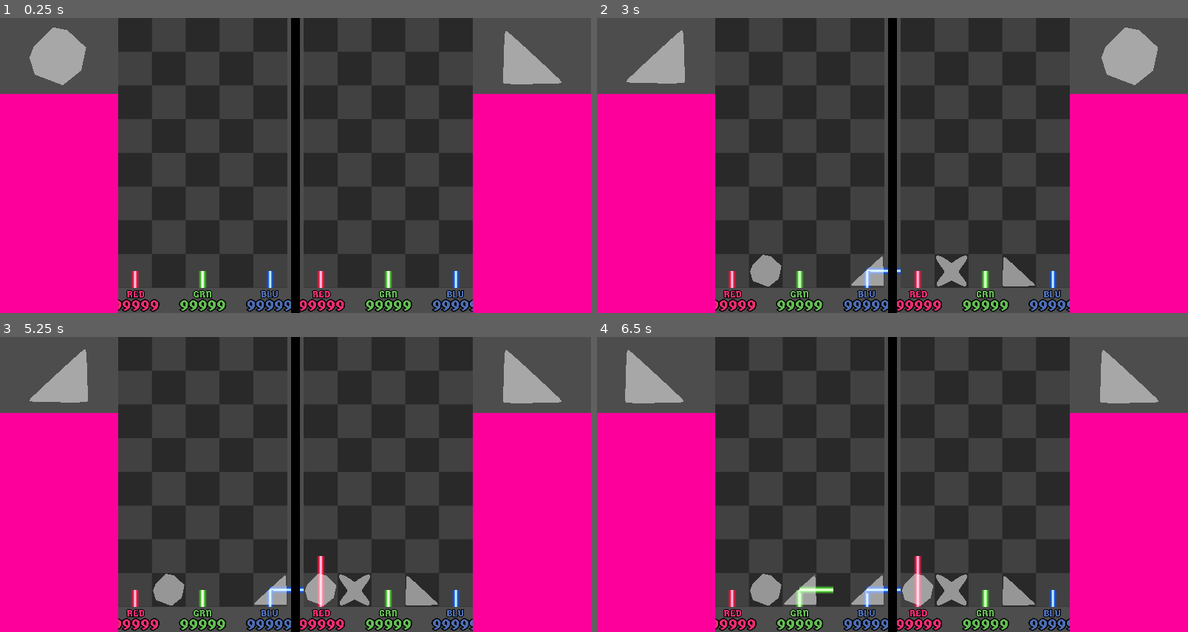
Above: before the commit, frames 1-4 (two rows, left to right).
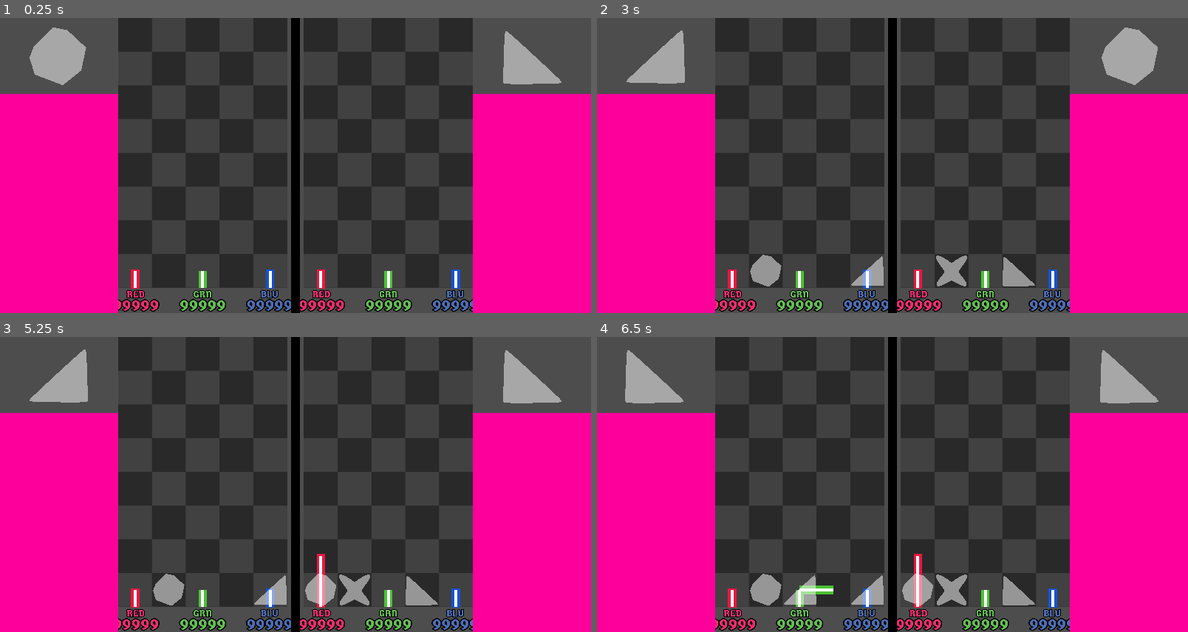
Above: after the commit, the same moments.

Repository: foolmoron/Prismancer
Game: Godot game, scene res://main.tscn
Same seed, same stepped clock (60 frames per second), same inputs: the game is played once before the commit and once after it.
Inputs (mouse positions are in pixels of both pictures, inside the frame that each line leads up to):
- Up to frame 1 (0.25 s): no input
- Up to frame 2 (3 s): tap Enter at 0.5, 2 s; move the mouse to (1022, 150) at 0.52 s; click (1022, 150) at 0.67 s; tap Space at 1.25, 2.75 s; move the mouse to (774, 180) at 1.27 s; click (774, 180) at 1.42 s; move the mouse to (951, 100) at 2.02 s; click (951, 100) at 2.17 s; move the mouse to (862, 224) at 2.77 s; click (862, 224) at 2.92 s
- Up to frame 3 (5.25 s): tap Enter at 3.5 s; move the mouse to (472, 528) at 3.52 s; click (472, 528) at 3.67 s; tap Space at 4.25 s; move the mouse to (118, 440) at 4.27 s; click (118, 440) at 4.42 s; move the mouse to (325, 484) at 5.02 s; click (325, 484) at 5.17 s
- Up to frame 4 (6.5 s): move the mouse to (803, 410) at 5.77 s; click (803, 410) at 5.92 s

The runs differ from the first frame. In frame 1, 0.5% of the frame differs, in the area x 22-78%, y 85-92%; in frame 2, 0.5%; in frame 3, 0.6%; in frame 4, 0.7%, in the area x 22-78%, y 73-92%.

Commit message:
mostly working laser

Diff:
--- a/Grid/cell.gd
+++ b/Grid/cell.gd
@@ -68,7 +68,7 @@
 			LinePool.release(color, line)
 		arr.clear()
 
-	var line_pool: Array[Node3D]
+	var line_pool: Array
 	match color_mask:
 		COLOR.RED:
 			line_pool = LinePool.red
--- a/Grid/grid.gd
+++ b/Grid/grid.gd
@@ -26,14 +26,31 @@
 	for c in cells:
 		c.reset_masks()
 
+	# mark all out directions
 	_process_cells_for_dir(Cell.DIR.UP, Vector2i(0, 0))
 	_process_cells_for_dir(Cell.DIR.UP, Vector2i(2, 0))
 	_process_cells_for_dir(Cell.DIR.UP, Vector2i(4, 0))
 
+	# clean up out directions on edges
+	var no_left := ~(Cell.DIR.LEFT | Cell.DIR.UP_LEFT | Cell.DIR.DOWN_LEFT)
+	for y in range(rows):
+		cells[to_idx(0, y)].out_mask &= no_left
+	var no_right := ~(Cell.DIR.RIGHT | Cell.DIR.UP_RIGHT | Cell.DIR.DOWN_RIGHT)
+	for y in range(rows):
+		cells[to_idx(columns - 1, y)].out_mask &= no_right
+	var no_up := ~(Cell.DIR.UP | Cell.DIR.UP_LEFT | Cell.DIR.UP_RIGHT)
+	for x in range(columns):
+		cells[to_idx(x, rows - 1)].out_mask &= no_up
+	var no_down := ~(Cell.DIR.DOWN | Cell.DIR.DOWN_LEFT | Cell.DIR.DOWN_RIGHT)
+	for x in range(columns):
+		cells[to_idx(x, 0)].out_mask &= no_down
+
+	# mark colors
 	_process_cells_with_color(Cell.COLOR.RED, Vector2i(0, 0))
 	_process_cells_with_color(Cell.COLOR.GREEN, Vector2i(2, 0))
 	_process_cells_with_color(Cell.COLOR.BLUE, Vector2i(4, 0))
 
+	# set lines based on out directions and colors
 	for y in range(rows):
 		for x in range(columns):
 			cells[to_idx(x, y)].reset_lines(side.coord_to_global_pos(Vector2i(x, y)))
--- a/Grid/line_pool.gd
+++ b/Grid/line_pool.gd
@@ -8,13 +8,13 @@
 @onready var line_cyan: PackedScene = load("res://Lines/line_cyan.tscn")
 @onready var line_white: PackedScene = load("res://Lines/line_white.tscn")
 
-var red: Array[Node3D] = []
-var green: Array[Node3D] = []
-var blue: Array[Node3D] = []
-var yellow: Array[Node3D] = []
-var magenta: Array[Node3D] = []
-var cyan: Array[Node3D] = []
-var white: Array[Node3D] = []
+var red: Array = []
+var green: Array = []
+var blue: Array = []
+var yellow: Array = []
+var magenta: Array = []
+var cyan: Array = []
+var white: Array = []
 
 func obtain(color: Cell.COLOR, parent: Node3D) -> Node3D:
 	var line: Node3D
--- a/Lines/line_blue.tscn
+++ b/Lines/line_blue.tscn
@@ -1,7 +1,9 @@
-[gd_scene load_steps=7 format=3 uid="uid://bou5e8rq6ja6y"]
+[gd_scene load_steps=11 format=3 uid="uid://bou5e8rq6ja6y"]
 
 [ext_resource type="PackedScene" uid="uid://cucbspicwdsqi" path="res://Lines/line_red.tscn" id="1_sy52k"]
 [ext_resource type="Shader" path="res://Lines/line.gdshader" id="2_t3wd5"]
+[ext_resource type="Shader" path="res://Shaders/unlit_tex.gdshader" id="3_1p7up"]
+[ext_resource type="Texture2D" uid="uid://ce1hk00a71g72" path="res://Art/square.png" id="4_rxd7h"]
 
 [sub_resource type="Gradient" id="Gradient_eakru"]
 offsets = PackedFloat32Array(0, 0.5, 1)
@@ -20,7 +22,19 @@
 [sub_resource type="QuadMesh" id="QuadMesh_ddo2s"]
 material = SubResource("ShaderMaterial_r26l4")
 
+[sub_resource type="ShaderMaterial" id="ShaderMaterial_37y04"]
+render_priority = 0
+shader = ExtResource("3_1p7up")
+shader_parameter/color = Color(0.0984, 0.31488, 0.82, 1)
+shader_parameter/tex = ExtResource("4_rxd7h")
+
+[sub_resource type="QuadMesh" id="QuadMesh_utvep"]
+material = SubResource("ShaderMaterial_37y04")
+
 [node name="Line" instance=ExtResource("1_sy52k")]
 
 [node name="quad" parent="." index="0"]
 mesh = SubResource("QuadMesh_ddo2s")
+
+[node name="quad2" parent="." index="1"]
+mesh = SubResource("QuadMesh_utvep")
--- a/Lines/line_cyan.tscn
+++ b/Lines/line_cyan.tscn
@@ -1,7 +1,9 @@
-[gd_scene load_steps=7 format=3 uid="uid://cex5g42q7mou6"]
+[gd_scene load_steps=11 format=3 uid="uid://cex5g42q7mou6"]
 
 [ext_resource type="PackedScene" uid="uid://cucbspicwdsqi" path="res://Lines/line_red.tscn" id="1_jhl6n"]
 [ext_resource type="Shader" path="res://Lines/line.gdshader" id="2_p2ww0"]
+[ext_resource type="Shader" path="res://Shaders/unlit_tex.gdshader" id="3_i0e60"]
+[ext_resource type="Texture2D" uid="uid://ce1hk00a71g72" path="res://Art/square.png" id="4_uwr6k"]
 
 [sub_resource type="Gradient" id="Gradient_khhl1"]
 offsets = PackedFloat32Array(0, 0.5, 1)
@@ -20,8 +22,20 @@
 [sub_resource type="QuadMesh" id="QuadMesh_1jsv1"]
 material = SubResource("ShaderMaterial_n72io")
 
+[sub_resource type="ShaderMaterial" id="ShaderMaterial_l1tko"]
+render_priority = 0
+shader = ExtResource("3_i0e60")
+shader_parameter/color = Color(0.121569, 0.870588, 0.788235, 1)
+shader_parameter/tex = ExtResource("4_uwr6k")
+
+[sub_resource type="QuadMesh" id="QuadMesh_tkp27"]
+material = SubResource("ShaderMaterial_l1tko")
+
 [node name="Line" instance=ExtResource("1_jhl6n")]
-transform = Transform3D(20, 0, 0, 0, 80, 0, 0, 0, 1, 0, 0, 6)
+transform = Transform3D(20, 0, 0, 0, 80, 0, 0, 0, 1, 0, 0, 5.1)
 
 [node name="quad" parent="." index="0"]
 mesh = SubResource("QuadMesh_1jsv1")
+
+[node name="quad2" parent="." index="1"]
+mesh = SubResource("QuadMesh_tkp27")
--- a/Lines/line_green.tscn
+++ b/Lines/line_green.tscn
@@ -1,26 +1,20 @@
-[gd_scene load_steps=7 format=3 uid="uid://dtf5bymgy22yk"]
+[gd_scene load_steps=6 format=3 uid="uid://dtf5bymgy22yk"]
 
 [ext_resource type="PackedScene" uid="uid://cucbspicwdsqi" path="res://Lines/line_red.tscn" id="1_kmfwo"]
-[ext_resource type="Shader" path="res://Lines/line.gdshader" id="2_shr8d"]
+[ext_resource type="Shader" path="res://Shaders/unlit_tex.gdshader" id="3_g5nap"]
+[ext_resource type="Texture2D" uid="uid://ce1hk00a71g72" path="res://Art/square.png" id="4_qvmqg"]
 
-[sub_resource type="Gradient" id="Gradient_eakru"]
-offsets = PackedFloat32Array(0, 0.5, 1)
-colors = PackedColorArray(1, 1, 1, 0, 1, 1, 1, 1, 1, 1, 1, 0)
+[sub_resource type="ShaderMaterial" id="ShaderMaterial_h0mn5"]
+render_priority = 0
+shader = ExtResource("3_g5nap")
+shader_parameter/color = Color(0.28842, 0.76, 0.2052, 1)
+shader_parameter/tex = ExtResource("4_qvmqg")
 
-[sub_resource type="GradientTexture1D" id="GradientTexture1D_gny8j"]
-gradient = SubResource("Gradient_eakru")
-
-[sub_resource type="ShaderMaterial" id="ShaderMaterial_feiw0"]
-render_priority = 0
-shader = ExtResource("2_shr8d")
-shader_parameter/color = Color(0.28842, 0.76, 0.2052, 1)
-shader_parameter/alpha_boost = 1.8
-shader_parameter/tex = SubResource("GradientTexture1D_gny8j")
-
-[sub_resource type="QuadMesh" id="QuadMesh_551d4"]
-material = SubResource("ShaderMaterial_feiw0")
+[sub_resource type="QuadMesh" id="QuadMesh_4qvfe"]
+material = SubResource("ShaderMaterial_h0mn5")
 
 [node name="Line" instance=ExtResource("1_kmfwo")]
 
-[node name="quad" parent="." index="0"]
-mesh = SubResource("QuadMesh_551d4")
+[node name="quad2" parent="." index="0"]
+transform = Transform3D(1, 0, 0, 0, 1, 0, 0, 0, 1, 0, 0.00564623, 0)
+mesh = SubResource("QuadMesh_4qvfe")
--- a/Lines/line_magenta.tscn
+++ b/Lines/line_magenta.tscn
@@ -1,27 +1,20 @@
-[gd_scene load_steps=7 format=3 uid="uid://b40a38e2ta3va"]
+[gd_scene load_steps=6 format=3 uid="uid://b40a38e2ta3va"]
 
 [ext_resource type="PackedScene" uid="uid://cucbspicwdsqi" path="res://Lines/line_red.tscn" id="1_ta08b"]
-[ext_resource type="Shader" path="res://Lines/line.gdshader" id="2_62061"]
+[ext_resource type="Shader" path="res://Shaders/unlit_tex.gdshader" id="3_jbqkq"]
+[ext_resource type="Texture2D" uid="uid://ce1hk00a71g72" path="res://Art/square.png" id="4_27epq"]
 
-[sub_resource type="Gradient" id="Gradient_oqwno"]
-offsets = PackedFloat32Array(0, 0.5, 1)
-colors = PackedColorArray(1, 1, 1, 0, 1, 1, 1, 1, 1, 1, 1, 0)
+[sub_resource type="ShaderMaterial" id="ShaderMaterial_c21m6"]
+render_priority = 0
+shader = ExtResource("3_jbqkq")
+shader_parameter/color = Color(0.598, 0, 0.92, 1)
+shader_parameter/tex = ExtResource("4_27epq")
 
-[sub_resource type="GradientTexture1D" id="GradientTexture1D_gny8j"]
-gradient = SubResource("Gradient_oqwno")
-
-[sub_resource type="ShaderMaterial" id="ShaderMaterial_ewyq4"]
-render_priority = 0
-shader = ExtResource("2_62061")
-shader_parameter/color = Color(0.598, 0, 0.92, 1)
-shader_parameter/alpha_boost = 2.2
-shader_parameter/tex = SubResource("GradientTexture1D_gny8j")
-
-[sub_resource type="QuadMesh" id="QuadMesh_r77du"]
-material = SubResource("ShaderMaterial_ewyq4")
+[sub_resource type="QuadMesh" id="QuadMesh_h2h4j"]
+material = SubResource("ShaderMaterial_c21m6")
 
 [node name="Line" instance=ExtResource("1_ta08b")]
-transform = Transform3D(20, 0, 0, 0, 80, 0, 0, 0, 1, 0, 0, 6)
+transform = Transform3D(20, 0, 0, 0, 80, 0, 0, 0, 1, 0, 0, 5.1)
 
-[node name="quad" parent="." index="0"]
-mesh = SubResource("QuadMesh_r77du")
+[node name="quad2" parent="." index="0"]
+mesh = SubResource("QuadMesh_h2h4j")
--- a/Lines/line_red.tscn
+++ b/Lines/line_red.tscn
@@ -1,28 +1,35 @@
-[gd_scene load_steps=6 format=3 uid="uid://cucbspicwdsqi"]
+[gd_scene load_steps=7 format=3 uid="uid://cucbspicwdsqi"]
 
-[ext_resource type="Shader" path="res://Lines/line.gdshader" id="1_x3snv"]
+[ext_resource type="Shader" path="res://Shaders/unlit_tex.gdshader" id="2_8cf4k"]
+[ext_resource type="Texture2D" uid="uid://ce1hk00a71g72" path="res://Art/square.png" id="3_m72b1"]
 
-[sub_resource type="Gradient" id="Gradient_eakru"]
-offsets = PackedFloat32Array(0, 0.5, 1)
-colors = PackedColorArray(1, 1, 1, 0, 1, 1, 1, 1, 1, 1, 1, 0)
+[sub_resource type="ShaderMaterial" id="ShaderMaterial_inyc2"]
+render_priority = 0
+shader = ExtResource("2_8cf4k")
+shader_parameter/color = Color(0.92, 0.1012, 0.251313, 1)
+shader_parameter/tex = ExtResource("3_m72b1")
 
-[sub_resource type="GradientTexture1D" id="GradientTexture1D_gny8j"]
-gradient = SubResource("Gradient_eakru")
+[sub_resource type="QuadMesh" id="QuadMesh_1bpem"]
+material = SubResource("ShaderMaterial_inyc2")
 
-[sub_resource type="ShaderMaterial" id="ShaderMaterial_2g02v"]
+[sub_resource type="ShaderMaterial" id="ShaderMaterial_r4j0w"]
 render_priority = 0
-shader = ExtResource("1_x3snv")
-shader_parameter/color = Color(0.92, 0.1012, 0.251313, 1)
-shader_parameter/alpha_boost = 1.8
-shader_parameter/tex = SubResource("GradientTexture1D_gny8j")
+shader = ExtResource("2_8cf4k")
+shader_parameter/color = Color(1, 1, 1, 1)
+shader_parameter/tex = ExtResource("3_m72b1")
 
-[sub_resource type="QuadMesh" id="QuadMesh_a5s6o"]
-material = SubResource("ShaderMaterial_2g02v")
+[sub_resource type="QuadMesh" id="QuadMesh_sarqm"]
+material = SubResource("ShaderMaterial_r4j0w")
 
 [node name="Line" type="Node3D"]
 transform = Transform3D(20, 0, 0, 0, 80, 0, 0, 0, 1, 0, 0, 5)
 
-[node name="quad" type="MeshInstance3D" parent="."]
-transform = Transform3D(1, 0, 0, 0, 1, 0, 0, 0, 1, 0, 0.00564623, 0)
-mesh = SubResource("QuadMesh_a5s6o")
+[node name="quad2" type="MeshInstance3D" parent="."]
+transform = Transform3D(1, 0, 0, 0, 1.125, 0, 0, 0, 1, 0, 0.00564623, 0)
+mesh = SubResource("QuadMesh_1bpem")
 skeleton = NodePath("../..")
+
+[node name="quad3" type="MeshInstance3D" parent="."]
+transform = Transform3D(0.382, 0, 0, 0, 1, 0, 0, 0, 1, 0, 0.006, 1)
+mesh = SubResource("QuadMesh_sarqm")
+skeleton = NodePath("../..")
--- a/Lines/line_white.tscn
+++ b/Lines/line_white.tscn
@@ -1,7 +1,9 @@
-[gd_scene load_steps=7 format=3 uid="uid://5i2g0ling7wl"]
+[gd_scene load_steps=11 format=3 uid="uid://5i2g0ling7wl"]
 
 [ext_resource type="PackedScene" uid="uid://cucbspicwdsqi" path="res://Lines/line_red.tscn" id="1_ink8y"]
 [ext_resource type="Shader" path="res://Lines/line.gdshader" id="2_oo8r3"]
+[ext_resource type="Shader" path="res://Shaders/unlit_tex.gdshader" id="3_hay8a"]
+[ext_resource type="Texture2D" uid="uid://ce1hk00a71g72" path="res://Art/square.png" id="4_bvn3a"]
 
 [sub_resource type="Gradient" id="Gradient_b53eh"]
 offsets = PackedFloat32Array(0, 0.5, 1)
@@ -20,8 +22,20 @@
 [sub_resource type="QuadMesh" id="QuadMesh_kr7f8"]
 material = SubResource("ShaderMaterial_mqndv")
 
+[sub_resource type="ShaderMaterial" id="ShaderMaterial_6tngr"]
+render_priority = 0
+shader = ExtResource("3_hay8a")
+shader_parameter/color = Color(0.85301, 0.850694, 0.833218, 1)
+shader_parameter/tex = ExtResource("4_bvn3a")
+
+[sub_resource type="QuadMesh" id="QuadMesh_bqq0c"]
+material = SubResource("ShaderMaterial_6tngr")
+
 [node name="Line" instance=ExtResource("1_ink8y")]
-transform = Transform3D(20, 0, 0, 0, 80, 0, 0, 0, 1, 0, 0, 7)
+transform = Transform3D(20, 0, 0, 0, 80, 0, 0, 0, 1, 0, 0, 5.2)
 
 [node name="quad" parent="." index="0"]
 mesh = SubResource("QuadMesh_kr7f8")
+
+[node name="quad2" parent="." index="1"]
+mesh = SubResource("QuadMesh_bqq0c")
--- a/Lines/line_yellow.tscn
+++ b/Lines/line_yellow.tscn
@@ -1,7 +1,9 @@
-[gd_scene load_steps=7 format=3 uid="uid://ck4umah3jkvmh"]
+[gd_scene load_steps=11 format=3 uid="uid://ck4umah3jkvmh"]
 
 [ext_resource type="PackedScene" uid="uid://cucbspicwdsqi" path="res://Lines/line_red.tscn" id="1_gy65h"]
 [ext_resource type="Shader" path="res://Lines/line.gdshader" id="2_bojgh"]
+[ext_resource type="Shader" path="res://Shaders/unlit_tex.gdshader" id="3_uxhfj"]
+[ext_resource type="Texture2D" uid="uid://ce1hk00a71g72" path="res://Art/square.png" id="4_ckqub"]
 
 [sub_resource type="Gradient" id="Gradient_b53eh"]
 offsets = PackedFloat32Array(0, 0.5, 1)
@@ -20,8 +22,20 @@
 [sub_resource type="QuadMesh" id="QuadMesh_hqj6m"]
 material = SubResource("ShaderMaterial_gbpi0")
 
+[sub_resource type="ShaderMaterial" id="ShaderMaterial_bs5ym"]
+render_priority = 0
+shader = ExtResource("3_uxhfj")
+shader_parameter/color = Color(0.92, 0.602907, 0.0552, 1)
+shader_parameter/tex = ExtResource("4_ckqub")
+
+[sub_resource type="QuadMesh" id="QuadMesh_nvrs8"]
+material = SubResource("ShaderMaterial_bs5ym")
+
 [node name="Line" instance=ExtResource("1_gy65h")]
-transform = Transform3D(20, 0, 0, 0, 80, 0, 0, 0, 1, 0, 0, 6)
+transform = Transform3D(20, 0, 0, 0, 80, 0, 0, 0, 1, 0, 0, 5.1)
 
 [node name="quad" parent="." index="0"]
 mesh = SubResource("QuadMesh_hqj6m")
+
+[node name="quad2" parent="." index="1"]
+mesh = SubResource("QuadMesh_nvrs8")
--- a/project.godot
+++ b/project.godot
@@ -34,10 +34,6 @@
 window/size/viewport_height=700
 window/stretch/mode="viewport"
 
-[input_devices]
-
-pointing/emulate_touch_from_mouse=true
-
 [rendering]
 
 renderer/rendering_method="gl_compatibility"
